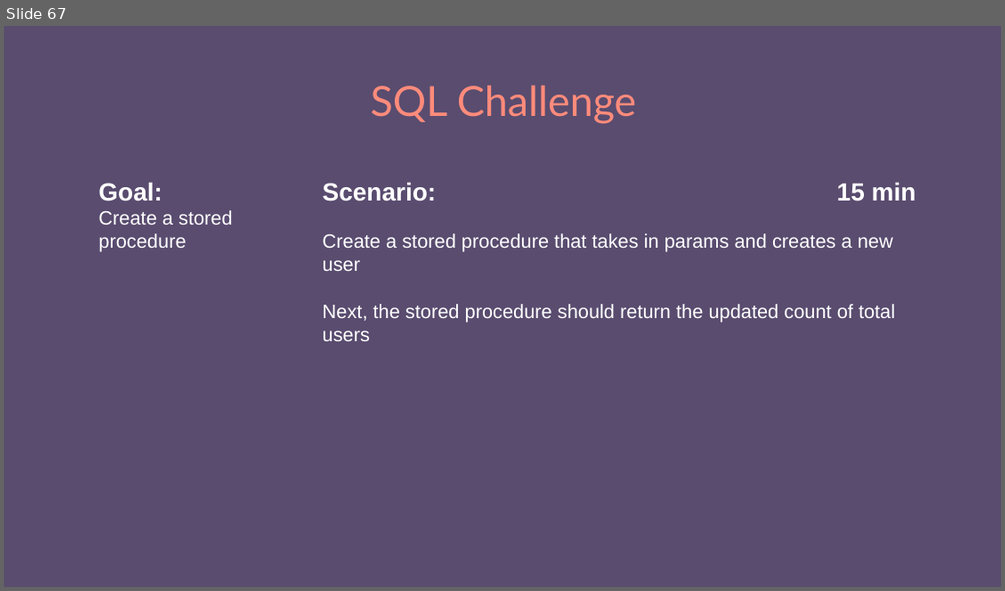
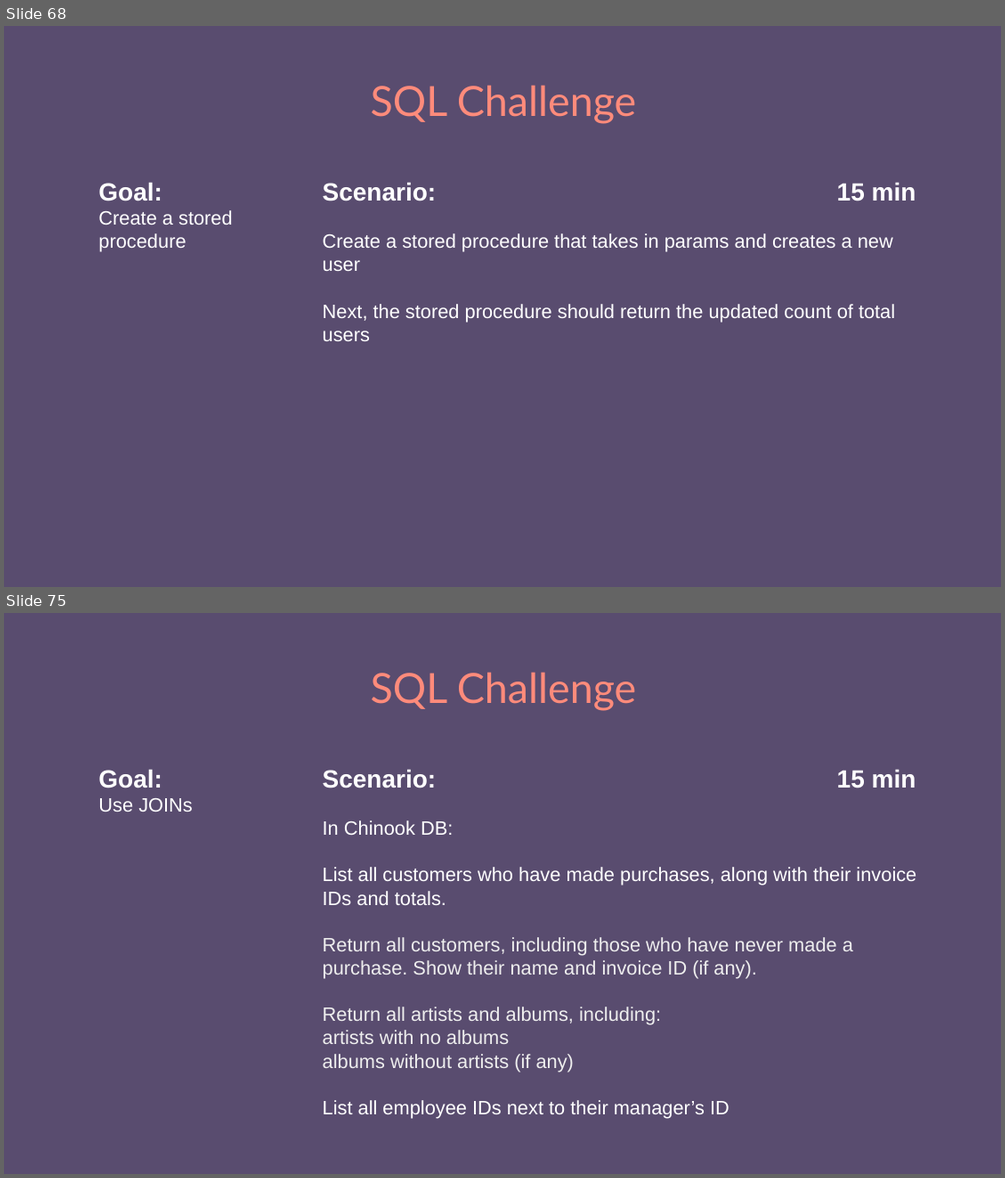
Before and after one commit to e-m-wilson/dotnet, a slide deck: Resources-Notes-Ppts/SQL/SQL_MSSQL.pptx. Shown one above the other, each under a label of ours: slide 67 before the commit, slides 68 and 75 after it; the slides between them are not shown. The pictures are 1005x591 and 1005x1178 pixels, drawn with LibreOffice and Linux fonts; fonts in the diff are those of the drawing. Boxes give left, top, right and bottom in pixels: in the first picture for what was removed or moved away, otherwise in the second. Text is boxed around its words. In the diff, an @@ line names an element or a change of style, - is before the commit and + after.

```diff
--- a/Resources-Notes-Ppts/SQL/SQL_MSSQL.pptx
+++ b/Resources-Notes-Ppts/SQL/SQL_MSSQL.pptx
@@ slide 75 added at (4,613,1001,1174), background #594C6F @@
@@ title added at (371,672,637,711), 30 pt, text #FF8B7B @@
+SQL Challenge
@@ text added at (98,769,193,811), 14 pt, text #FFFFFF @@
+Goal:
+Use JOINs
@@ text added at (323,769,916,1119), 14 pt, text #EEEEEE @@
+Scenario: 15 min
+In Chinook DB:
+List all customers who have made purchases, along with their invoice IDs and totals.
+Return all customers, including those who have never made a purchase. Show their name and invoice ID (if any).
+Return all artists and albums, including:
+artists with no albums
+albums without artists (if any)
+List all employee IDs next to their manager’s ID
@@ what was slide 67 is now slide 68 @@
```
Also in this commit, not shown: 8 slides changed, 10 other slides added, 4 slides removed, 1 other file.
